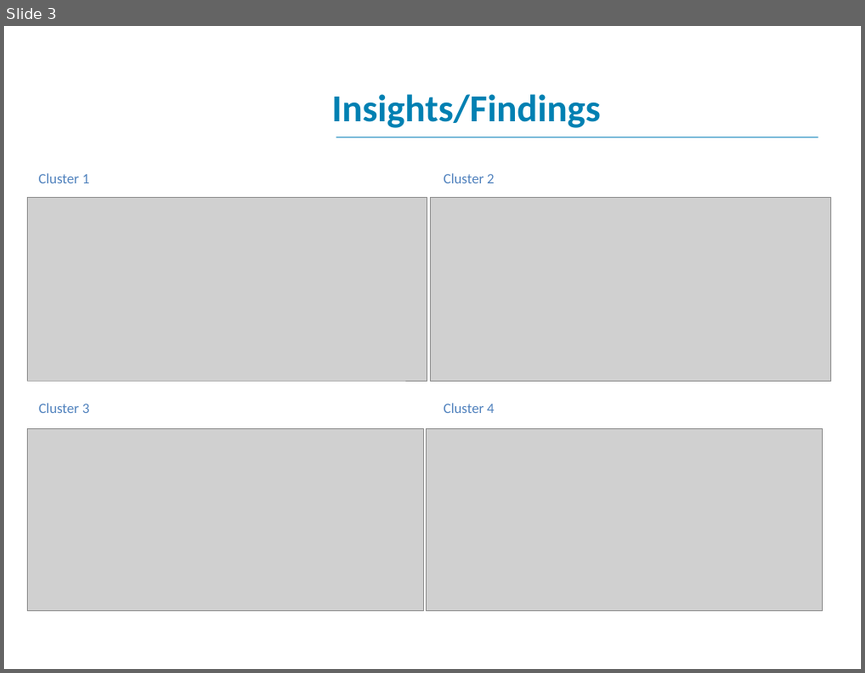
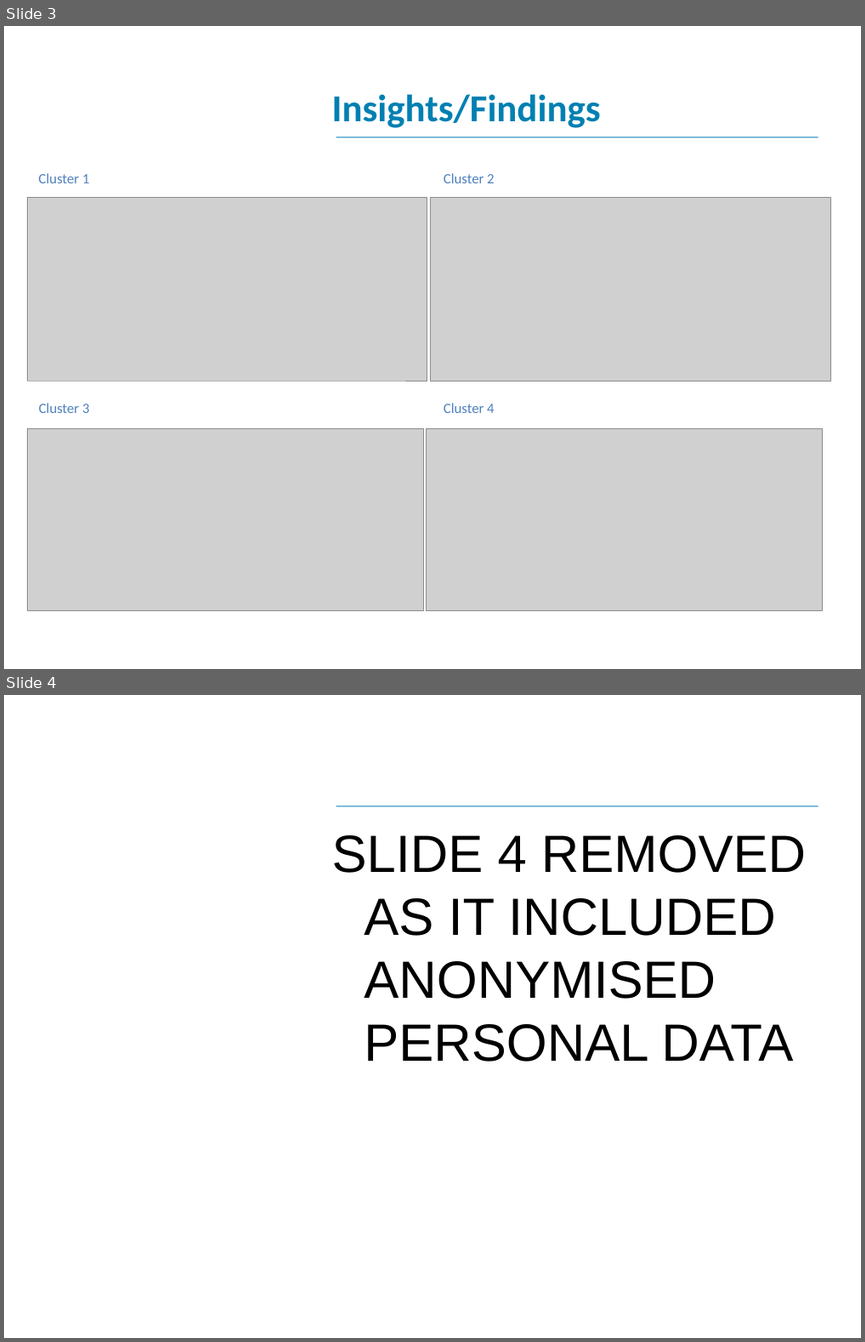
Before and after one commit to DataKind-UK/Shooting-Star-Chase-code, a slide deck: projects/pete-r-project/Clustering-Slides.ppt. Shown one above the other, each under a label of ours: slide 3 before the commit, slides 3 and 4 after it. The pictures are 865x673 and 865x1342 pixels, drawn with LibreOffice and Linux fonts; fonts in the diff are those of the drawing; grey boxes stand for pictures; background and template pictures are left out. Boxes give left, top, right and bottom in pixels: in the first picture for what was removed or moved away, otherwise in the second. Text is boxed around its words. In the diff, an @@ line names an element or a change of style, - is before the commit and + after.

```diff
--- a/projects/pete-r-project/Clustering-Slides.ppt
+++ b/projects/pete-r-project/Clustering-Slides.ppt
@@ slide 4 added at (x1=4, y1=695, x2=861, y2=1338), background #FFFFFF; not listed: 1 template element that a slide beside it also shows @@
@@ text added at (x1=332, y1=835, x2=806, y2=1061), 44 pt, text #000000 @@
+SLIDE 4 REMOVED AS IT INCLUDED ANONYMISED PERSONAL DATA
```
Also in this commit, not shown: 1 slide removed.
